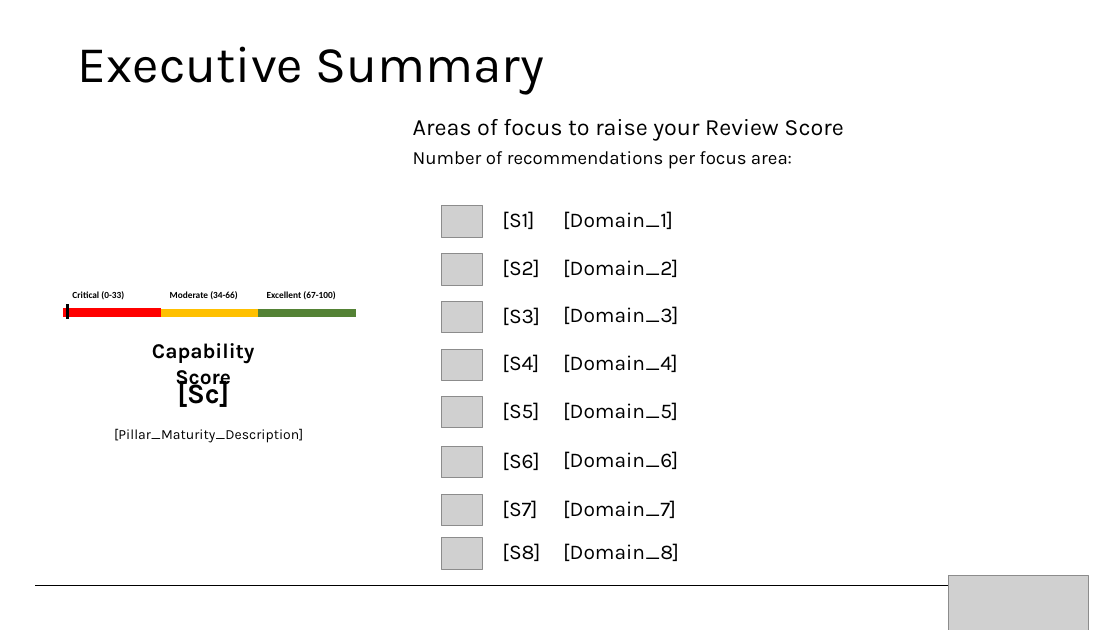
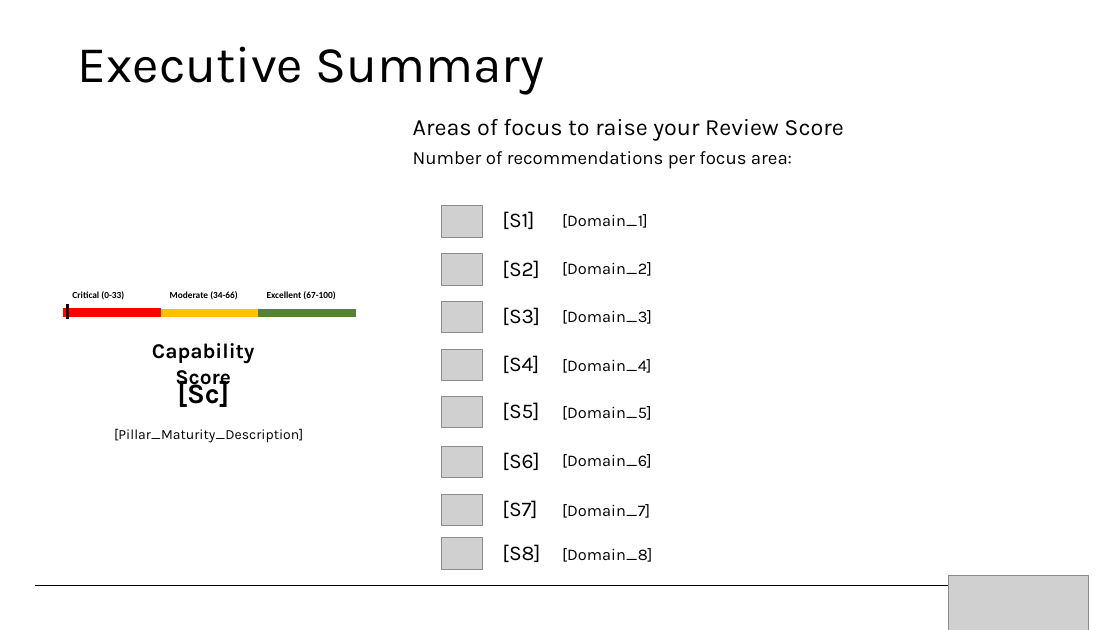
Before and after one commit to Azure/WellArchitected-Tools, a slide deck: slide 4 of WARP/PnP_PowerPointReport_Template - DevOps.pptx. Drawn at 1120x630 pixels with LibreOffice and Linux fonts; fonts in the diff are those of the drawing; grey boxes stand for pictures; background and template pictures are left out. Boxes give left, top, right and bottom in pixels: in the first picture for what was removed or moved away, otherwise in the second. Text is boxed around its words. In the diff, an @@ line names an element or a change of style, - is before the commit and + after.

```diff
--- a/WARP/PnP_PowerPointReport_Template - DevOps.pptx
+++ b/WARP/PnP_PowerPointReport_Template - DevOps.pptx
@@ size 18 to 14 pt; vertical alignment top to middle in 8 elements at (562,214,648,228), (562,454,652,468), (562,262,652,276), (562,310,652,324), (562,359,652,373), (562,548,653,562), (562,406,652,420), (562,504,650,518) @@
```
Also in this commit, not shown: 1 other slide changed.
